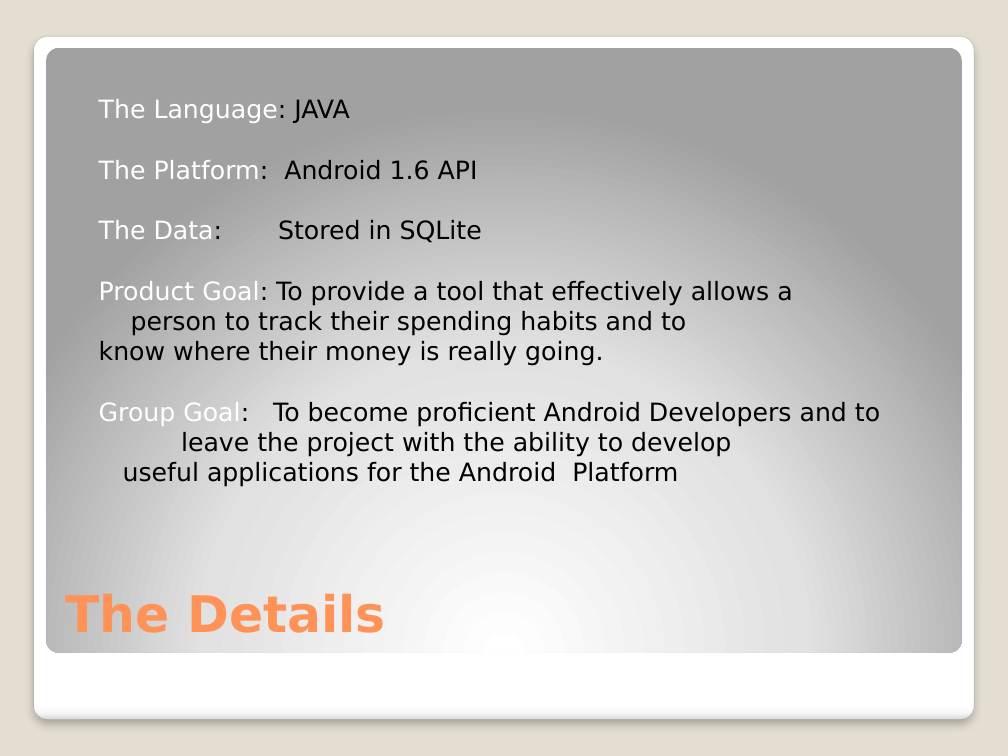
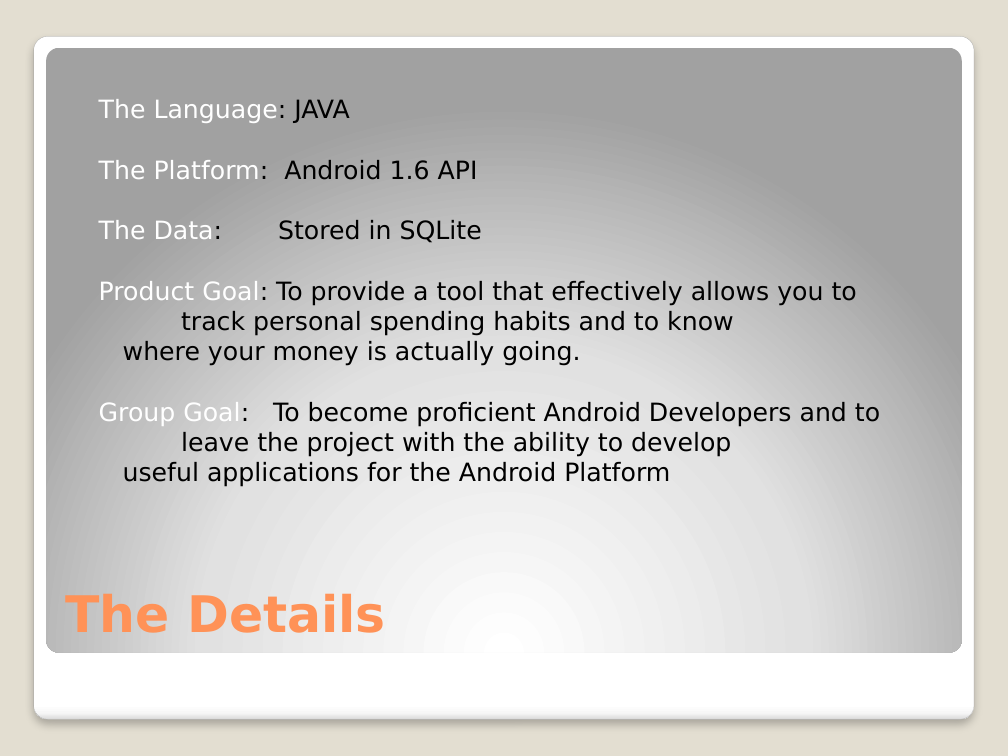
Before and after one commit to hikarucfdb/minttrack, a slide deck: slide 4 of Documentation/Proposal/Proposal Presentation.pptx. Drawn at 1008x756 pixels with LibreOffice and Linux fonts; fonts in the diff are those of the drawing. Boxes give left, top, right and bottom in pixels: in the first picture for what was removed or moved away, otherwise in the second. Text is boxed around its words. In the diff, an @@ line names an element or a change of style, - is before the commit and + after.

```diff
--- a/Documentation/Proposal/Proposal Presentation.pptx
+++ b/Documentation/Proposal/Proposal Presentation.pptx
@@ text at [99, 281, 857, 366]: text changed @@
-Product Goal: To provide a tool that effectively allows a person to track their spending habits and to know where their money is really going.
+Product Goal: To provide a tool that effectively allows you to track personal spending habits and to know where your money is actually going.
```
Also in this commit, not shown: 1 other slide changed.
